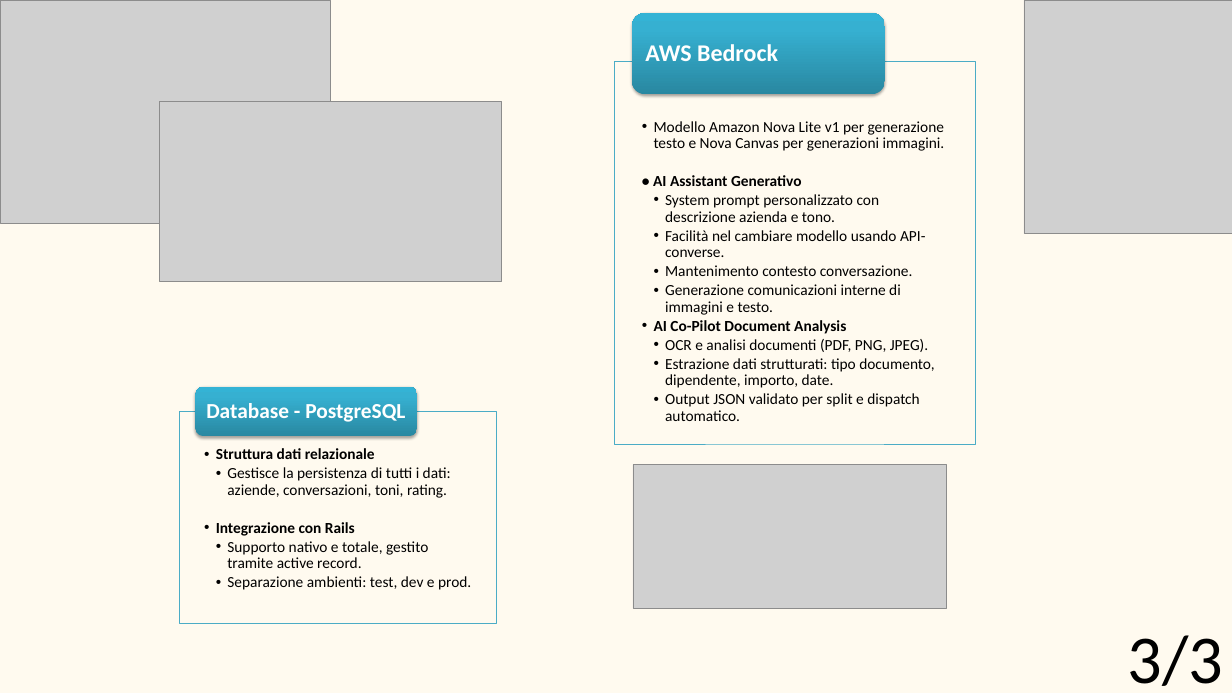
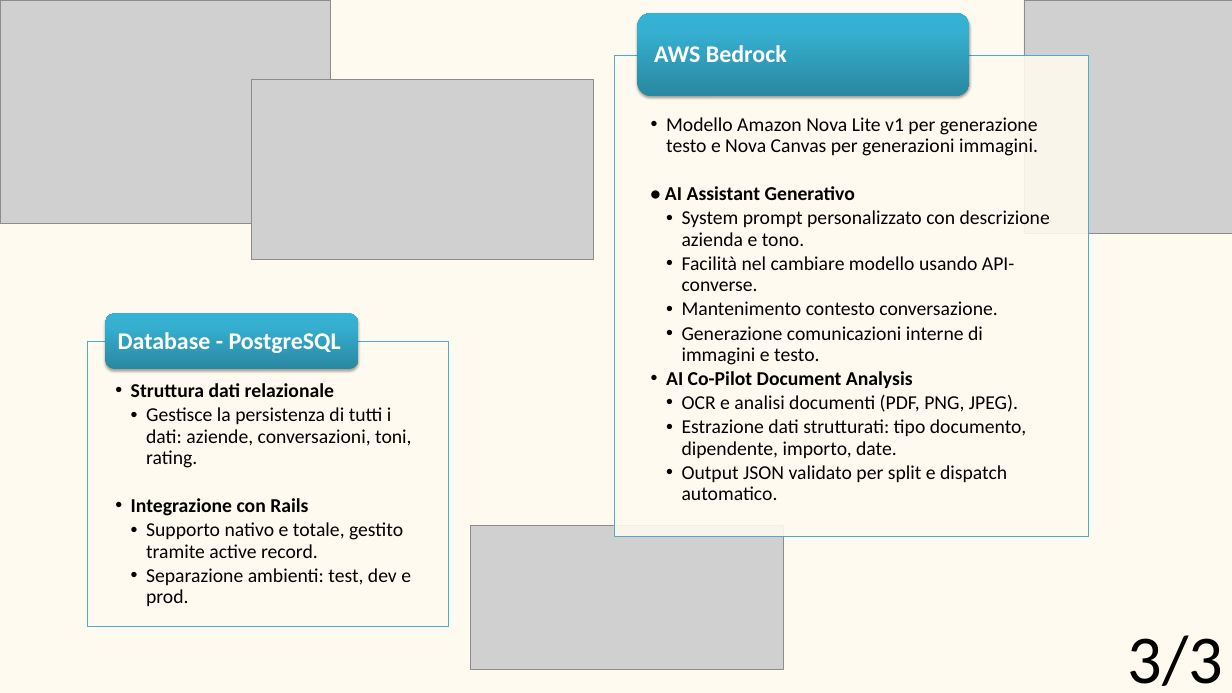
Before and after one commit to BugBustersUnipd/DocumentazioneSWE, a slide deck: slide 4 of RTB/TECNOLOGIE/Tecnologie.pptx. Drawn at 1232x693 pixels with LibreOffice and Linux fonts; fonts in the diff are those of the drawing; grey boxes stand for pictures. Boxes give left, top, right and bottom in pixels: in the first picture for what was removed or moved away, otherwise in the second. Text is boxed around its words. In the diff, an @@ line names an element or a change of style, - is before the commit and + after.

```diff
--- a/RTB/TECNOLOGIE/Tecnologie.pptx
+++ b/RTB/TECNOLOGIE/Tecnologie.pptx
@@ rounded rectangle: place and size @@
-rounded rectangle at <box>632,13,885,94</box>
+rounded rectangle at <box>638,13,970,97</box>
@@ text "AWS Bedrock": place and size @@
-text "AWS Bedrock" at <box>645,44,778,61</box>
+text "AWS Bedrock" at <box>654,45,787,62</box>
@@ text "Modello Amazon Nova Lite v1 ..." at <box>665,117,1050,500</box>: size 18 to 23 pt; indent changed @@
@@ rectangle: place and size @@
-rectangle at <box>614,61,976,444</box>
+rectangle at <box>614,55,1088,537</box>
@@ picture: place and size @@
-picture at <box>160,102,502,282</box>
+picture at <box>251,79,594,259</box>
@@ rounded rectangle: place and size @@
-rounded rectangle at <box>195,387,417,437</box>
+rounded rectangle at <box>105,314,359,369</box>
@@ text "Database - PostgreSQL": place and size @@
-text "Database - PostgreSQL" at <box>206,403,405,422</box>
+text "Database - PostgreSQL" at <box>118,332,341,353</box>
@@ text "Database - PostgreSQL" at <box>118,332,341,353</box>: size 25 to 28 pt; more space between paragraphs @@
@@ text "Struttura dati relazionale" at <box>131,383,412,607</box>: size 18 to 23 pt; indent changed @@
@@ text "Struttura dati relazionale": place and size @@
-text "Struttura dati relazionale" at <box>216,448,471,590</box>
+text "Struttura dati relazionale" at <box>131,383,412,607</box>
@@ rectangle: place and size @@
-rectangle at <box>180,411,496,623</box>
+rectangle at <box>87,341,449,626</box>
@@ picture: place and size @@
-picture at <box>633,464,946,608</box>
+picture at <box>470,525,783,668</box>
```
Also in this commit, not shown: 2 other slides changed, 1 other file.
